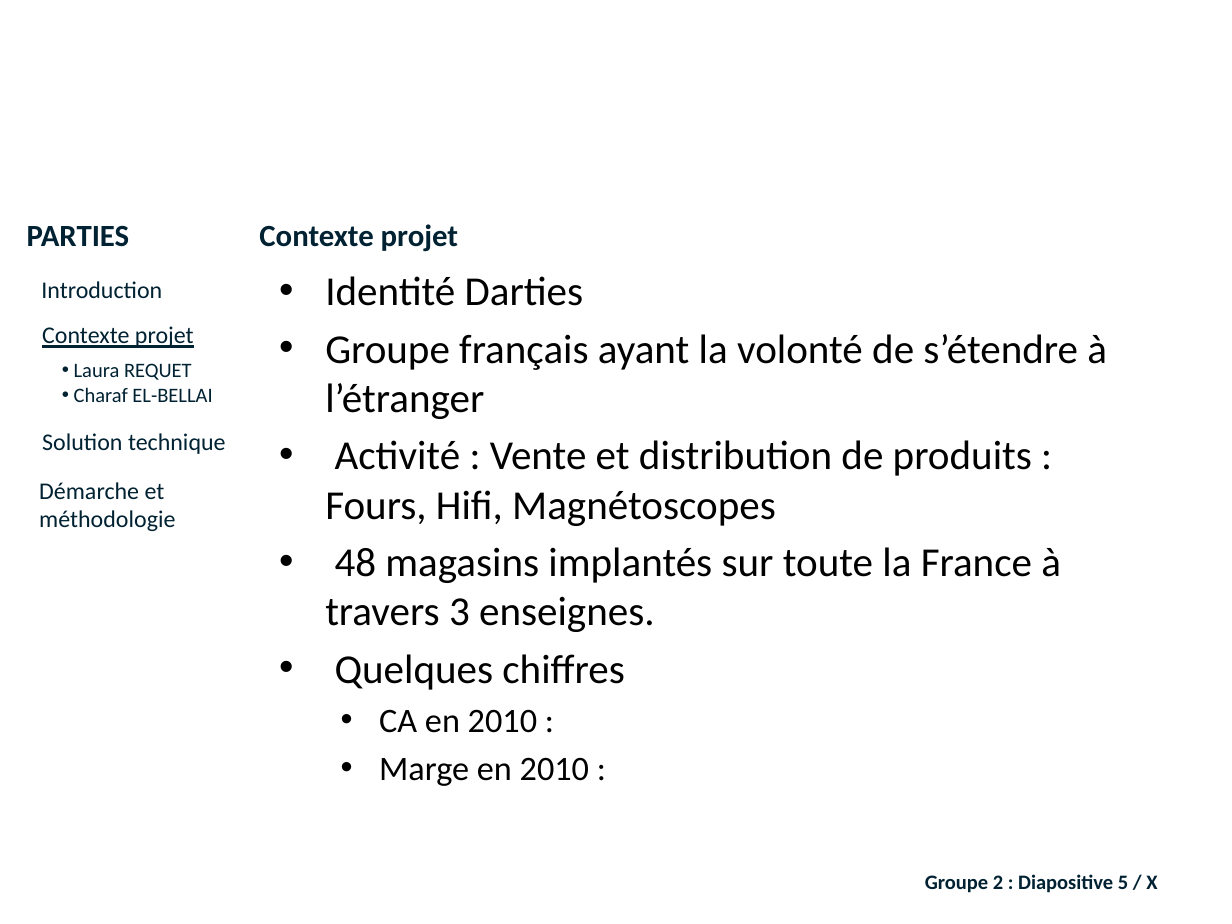
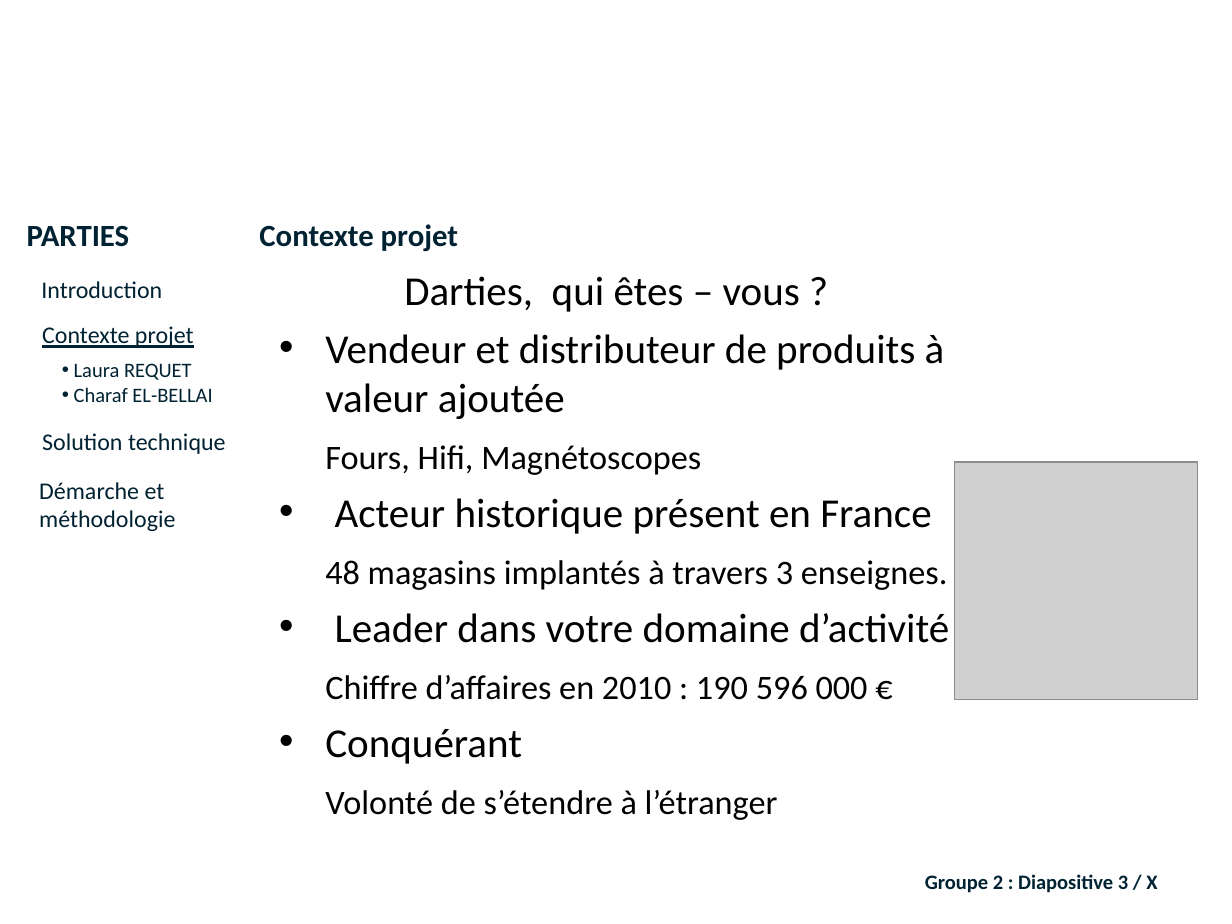
Before and after one commit to lobtec/dartiesgroupe2, a slide deck: slide 3 of PROJET/Soutenance Finale/Présentation finale.pptx (slide 5 before the commit). Drawn at 1232x924 pixels with LibreOffice and Linux fonts; fonts in the diff are those of the drawing; grey boxes stand for pictures; background and template pictures are left out. Boxes give left, top, right and bottom in pixels: in the first picture for what was removed or moved away, otherwise in the second. Text is boxed around its words. In the diff, an @@ line names an element or a change of style, - is before the commit and + after.

```diff
--- a/PROJET/Soutenance Finale/Présentation finale.pptx
+++ b/PROJET/Soutenance Finale/Présentation finale.pptx
@@ text removed at [325,276,1107,786] @@
-• Identité Darties
-• Groupe français ayant la volonté de s’étendre à l’étranger
-• Activité : Vente et distribution de produits : Fours, Hifi, Magnétoscopes
-• 48 magasins implantés sur toute la France à travers 3 enseignes.
-• Quelques chiffres
-  • CA en 2010 :
-  • Marge en 2010 :
@@ text added at [325,276,949,820], 24 pt, text #000000 @@
+Darties, qui êtes – vous ?
+• Vendeur et distributeur de produits à valeur ajoutée
+Fours, Hifi, Magnétoscopes
+• Acteur historique présent en France
+48 magasins implantés à travers 3 enseignes.
+• Leader dans votre domaine d’activité
+Chiffre d’affaires en 2010 : 190 596 000 €
+• Conquérant
+Volonté de s’étendre à l’étranger
@@ picture added at [955,462,1198,700] @@
@@ text at [925,874,1157,893]: text changed @@
-Groupe 2 : Diapositive 5 / X
+Groupe 2 : Diapositive 3 / X
```
Also in this commit, not shown: 31 other slides changed, 20 slides added, 42 slides removed.
